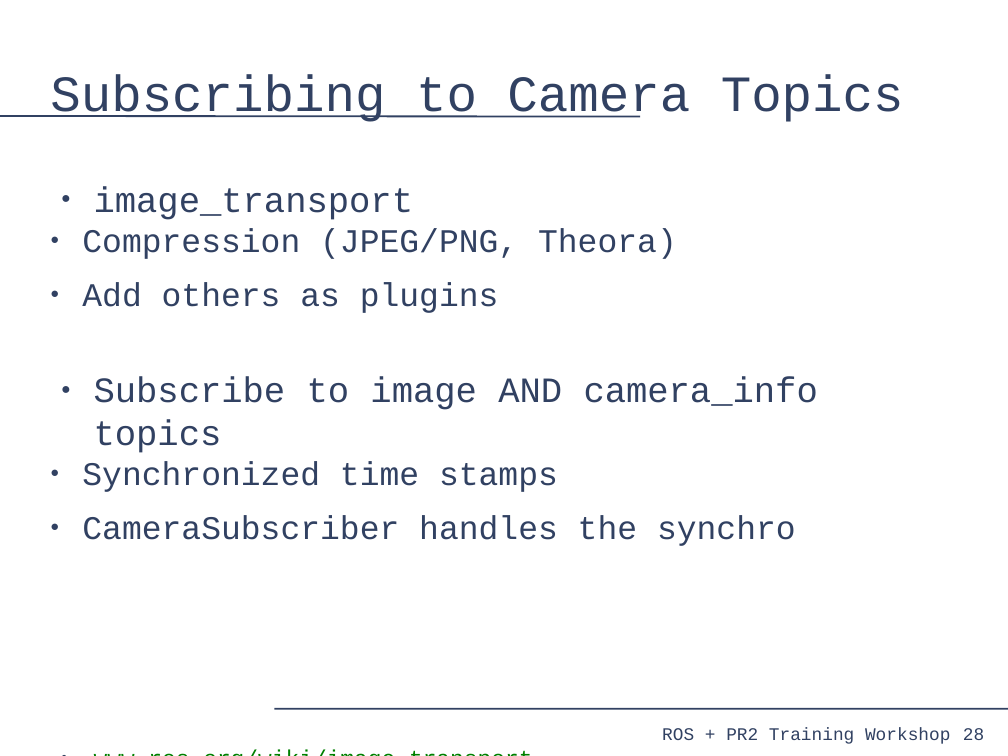
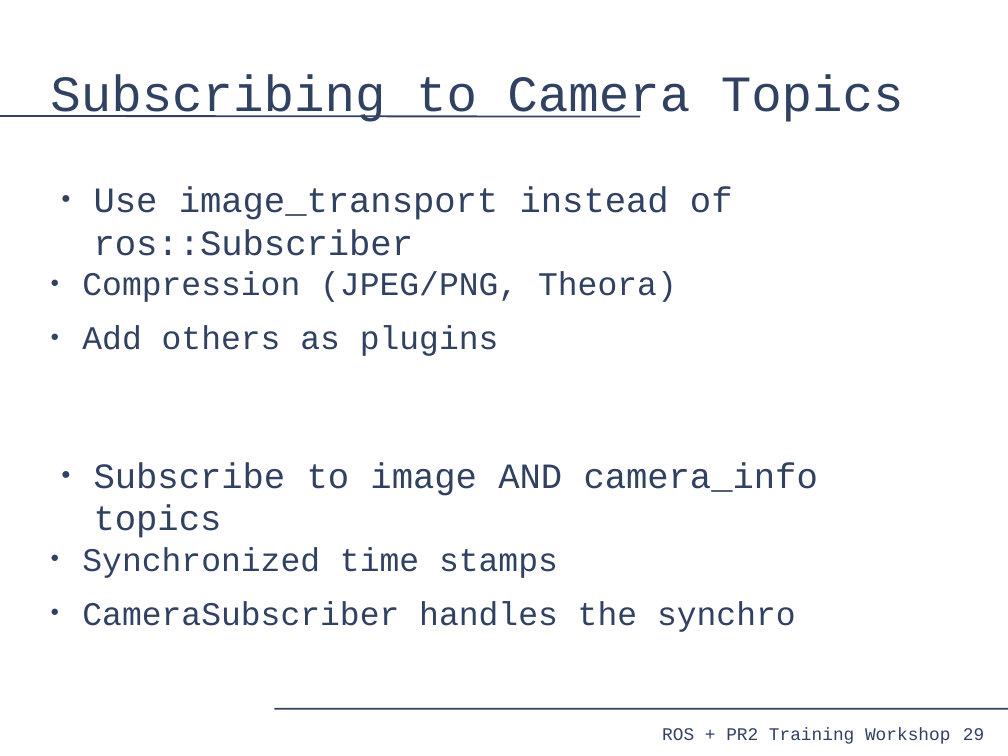
Before and after one commit to PR2/pr2_docs, a slide deck: slide 29 of pr2_training_workshop/processing_camera_data/slides.odp (slide 28 before the commit). Drawn at 1008x756 pixels with LibreOffice and Linux fonts; fonts in the diff are those of the drawing. Boxes give left, top, right and bottom in pixels: in the first picture for what was removed or moved away, otherwise in the second. Text is boxed around its words. In the diff, an @@ line names an element or a change of style, - is before the commit and + after.

Commit message:
processing_camera_data: Final tweaks. Added separate slide on saving bandwidth with image_transport.

```diff
--- a/pr2_training_workshop/processing_camera_data/slides.odp
+++ b/pr2_training_workshop/processing_camera_data/slides.odp
@@ text at box(94, 187, 733, 256): text changed @@
-● image_transport
+● Use image_transport instead of ros::Subscriber
@@ page number at box(963, 728, 984, 740): text changed @@
-28
+29
```
Also in this commit, not shown: 3 other slides changed, 1 slide added, 1 other file.
